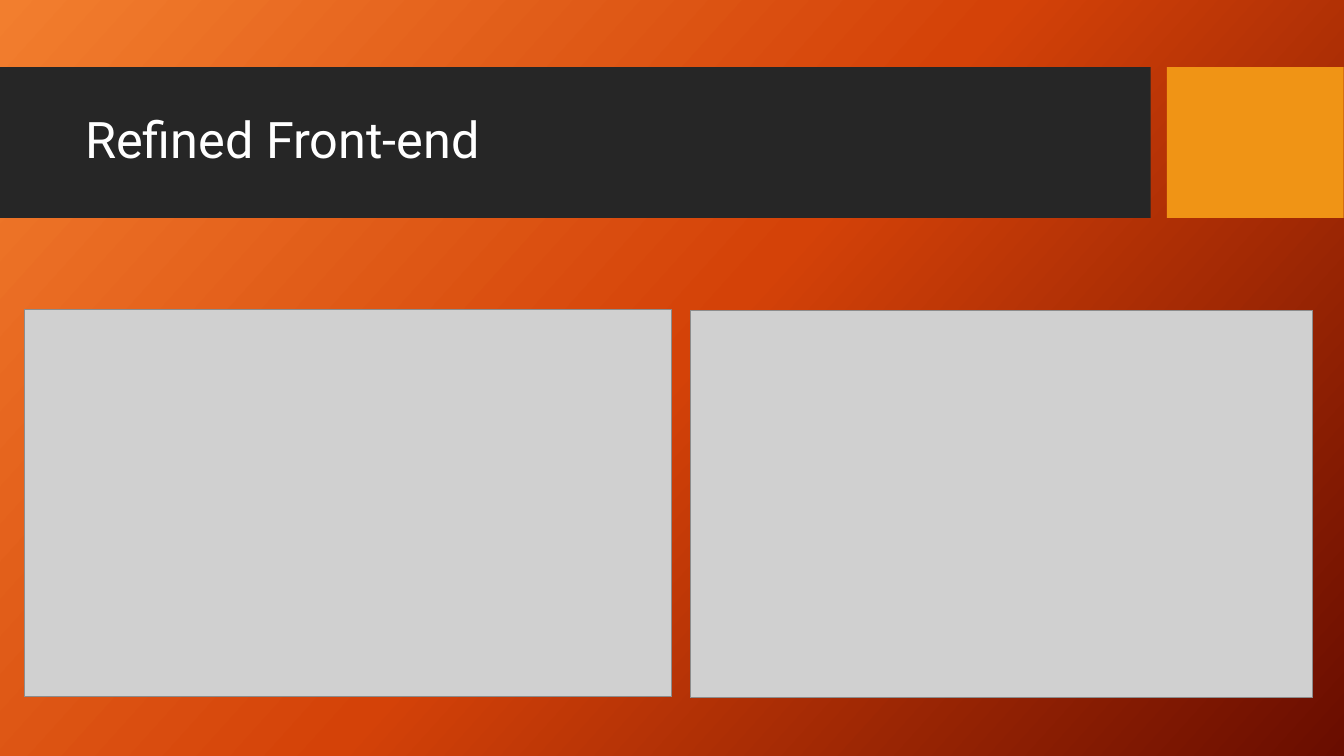
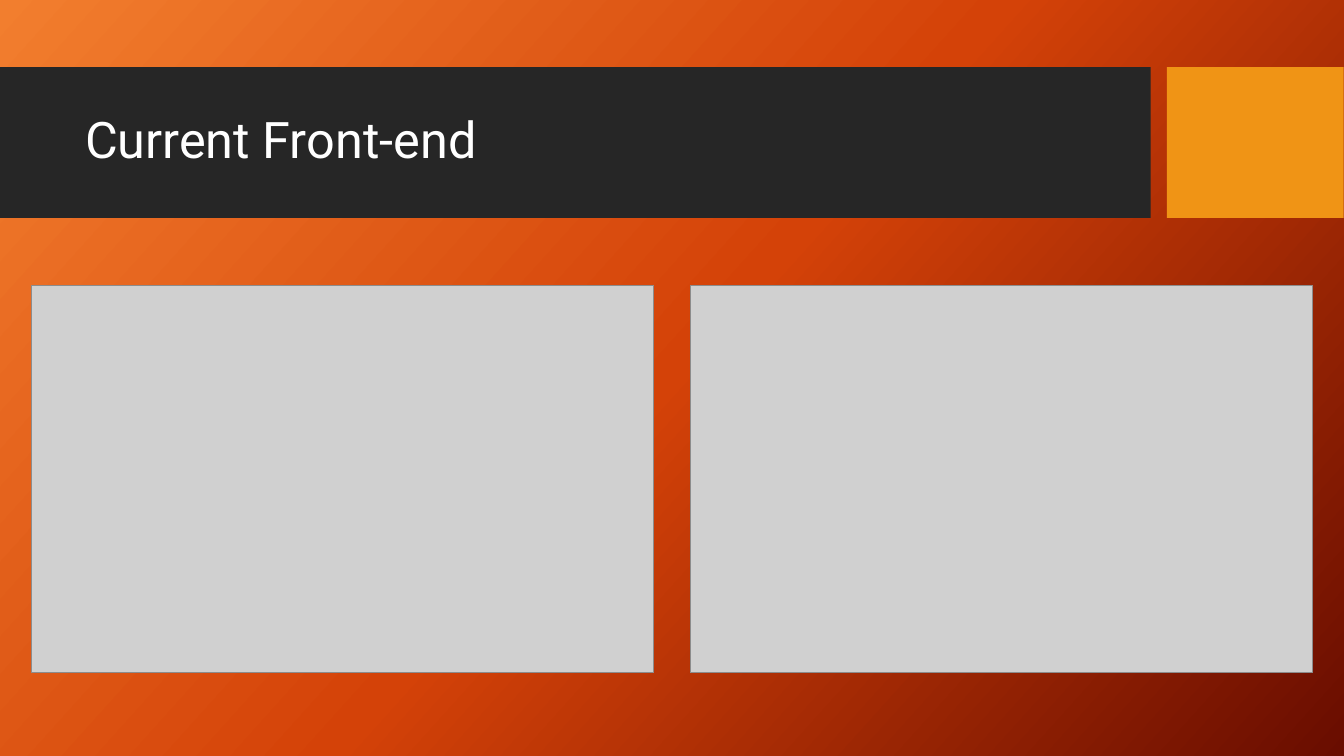
Before and after one commit to Dwaddle26/EncryptNotes, a slide deck: slide 3 of Phase 2 Documentation/Team_2_Presentation_2.pptx (slide 5 before the commit). Drawn at 1344x756 pixels with LibreOffice and Linux fonts; fonts in the diff are those of the drawing; grey boxes stand for pictures; background and template pictures are left out. Boxes give left, top, right and bottom in pixels: in the first picture for what was removed or moved away, otherwise in the second. Text is boxed around its words. In the diff, an @@ line names an element or a change of style, - is before the commit and + after.

```diff
--- a/Phase 2 Documentation/Team_2_Presentation_2.pptx
+++ b/Phase 2 Documentation/Team_2_Presentation_2.pptx
@@ title at [85,120,477,159]: text changed @@
-Refined Front-end
+Current Front-end
@@ picture: place and size @@
-picture at [24,310,671,697]
+picture at [31,285,653,674]
@@ picture: place and size @@
-picture at [691,311,1313,699]
+picture at [691,285,1313,674]
```
Also in this commit, not shown: 2 other slides changed, 2 slides added, 1 slide removed, 38 other files.
